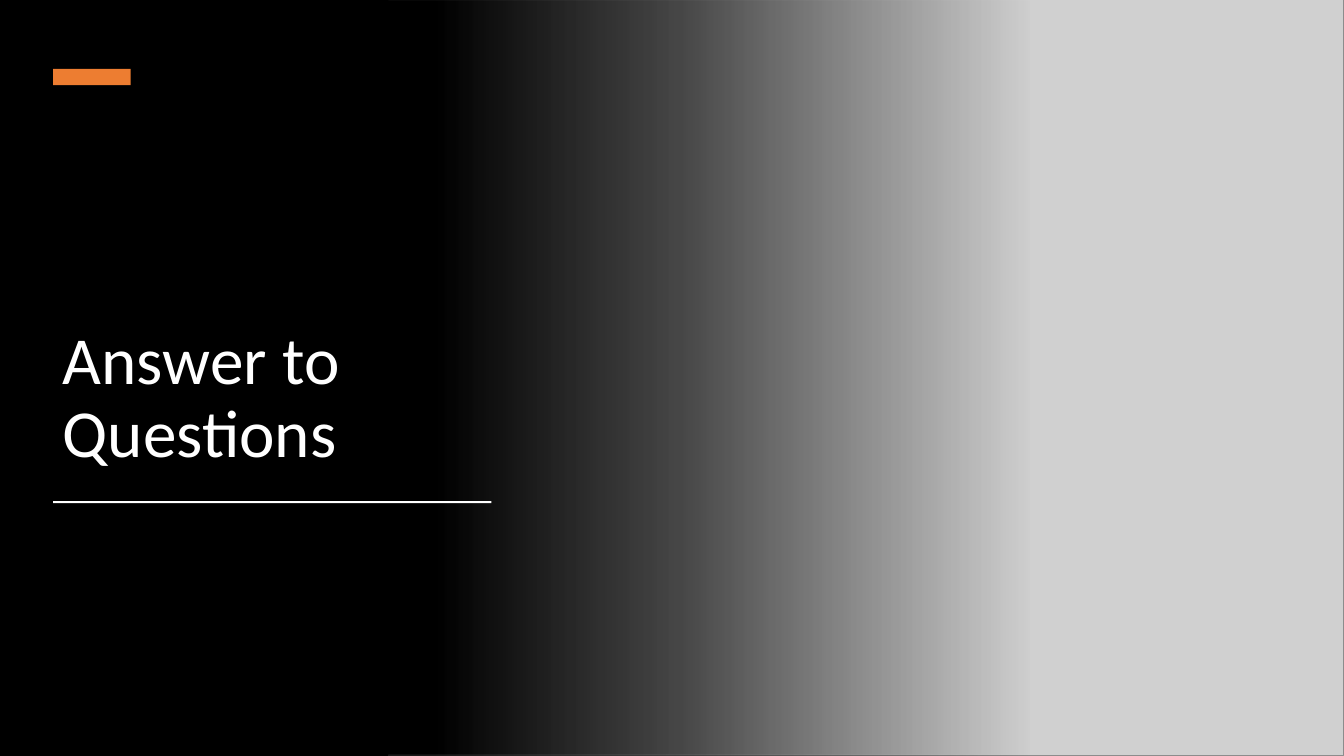
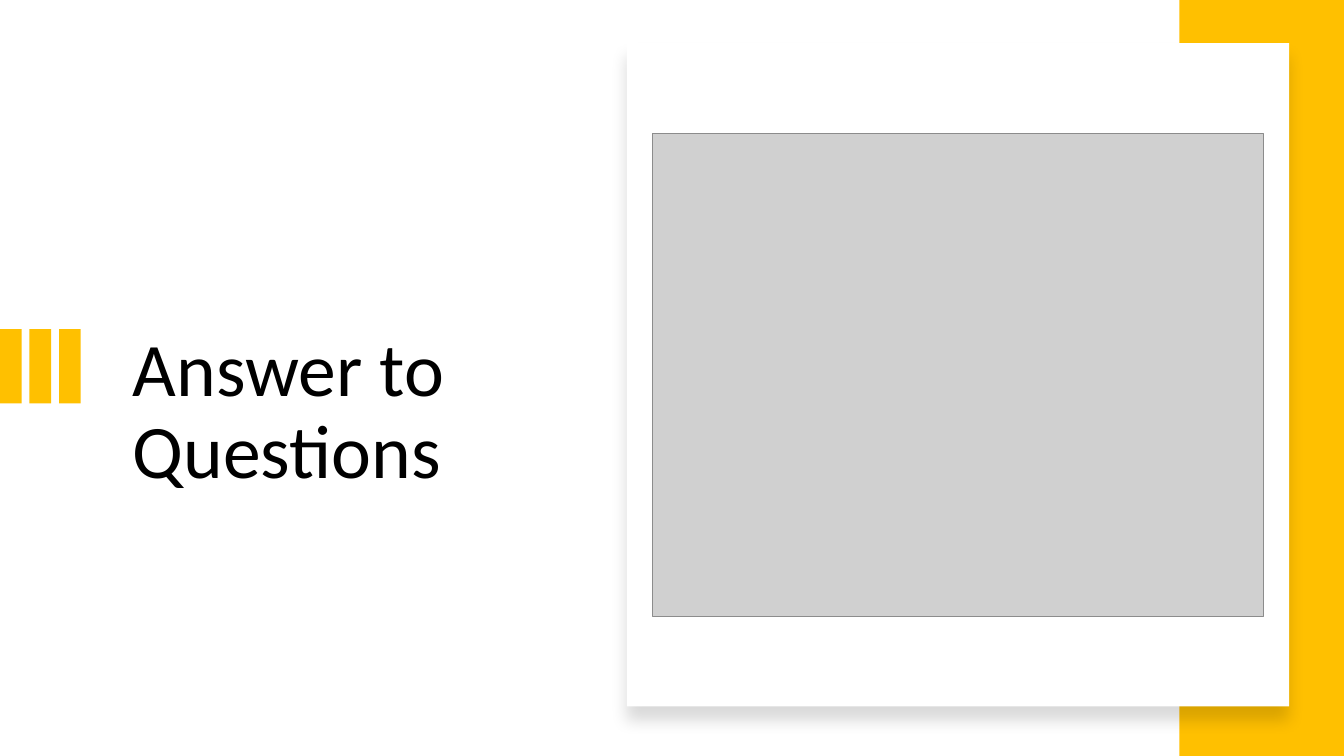
Before and after one commit to Tayor-Doofs/SQL-PROJECTS, a slide deck: slide 3 of 8weeksqlchallenge/Week1_Danny's_Diner/Case_Study1_queries_deck.pptx. Drawn at 1344x756 pixels with LibreOffice and Linux fonts; fonts in the diff are those of the drawing; grey boxes stand for pictures. Boxes give left, top, right and bottom in pixels: in the first picture for what was removed or moved away, otherwise in the second. Text is boxed around its words. In the diff, an @@ line names an element or a change of style, - is before the commit and + after.

```diff
--- a/8weeksqlchallenge/Week1_Danny's_Diner/Case_Study1_queries_deck.pptx
+++ b/8weeksqlchallenge/Week1_Danny's_Diner/Case_Study1_queries_deck.pptx
@@ background #000000 to #FFFFFF @@
@@ rectangle removed at [0, 0, 1029, 756] @@
@@ rectangle added at [1180, 0, 1344, 756], fill #FFC000 @@
@@ rectangle added at [627, 43, 1290, 707], fill #FFFFFF @@
@@ rectangle removed at [53, 69, 131, 85] @@
@@ picture: place and size @@
-picture at [388, 0, 1344, 756]
+picture at [653, 133, 1263, 616]
@@ rectangle added at [0, 329, 21, 403], fill #FFC000 @@
@@ rectangle added at [29, 329, 50, 403], fill #FFC000 @@
@@ rectangle added at [59, 329, 81, 403], fill #FFC000 @@
@@ title "Answer to Questions": place and size @@
-title "Answer to Questions" at [63, 341, 339, 466]
+title "Answer to Questions" at [133, 347, 444, 488]
@@ title "Answer to Questions" at [133, 347, 444, 488]: size 48 to 54 pt, text colour #FFFFFF to #000000; vertical alignment bottom to top @@
@@ rectangle removed at [53, 501, 492, 503] @@
```
Also in this commit, not shown: 3 other slides changed.
